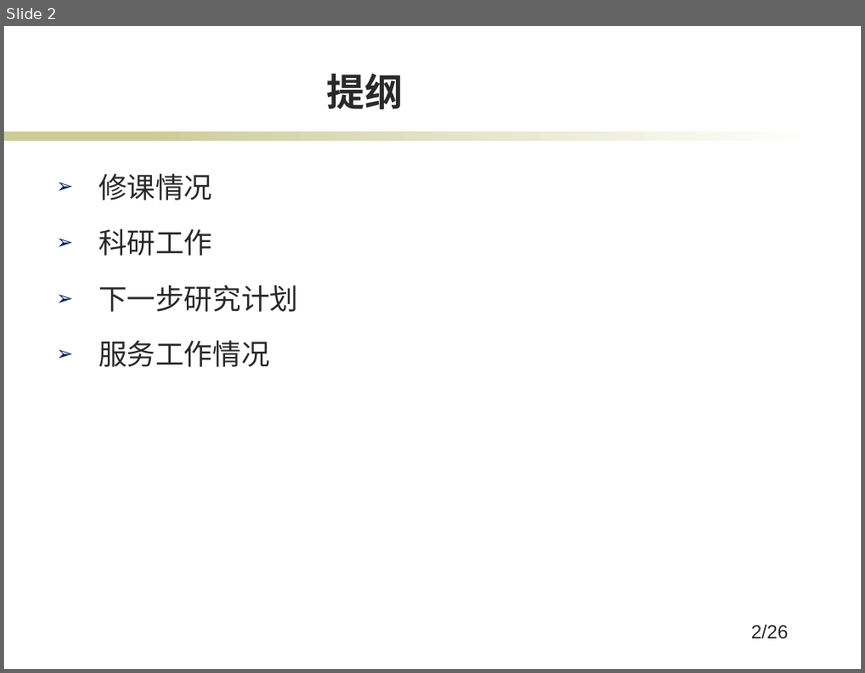
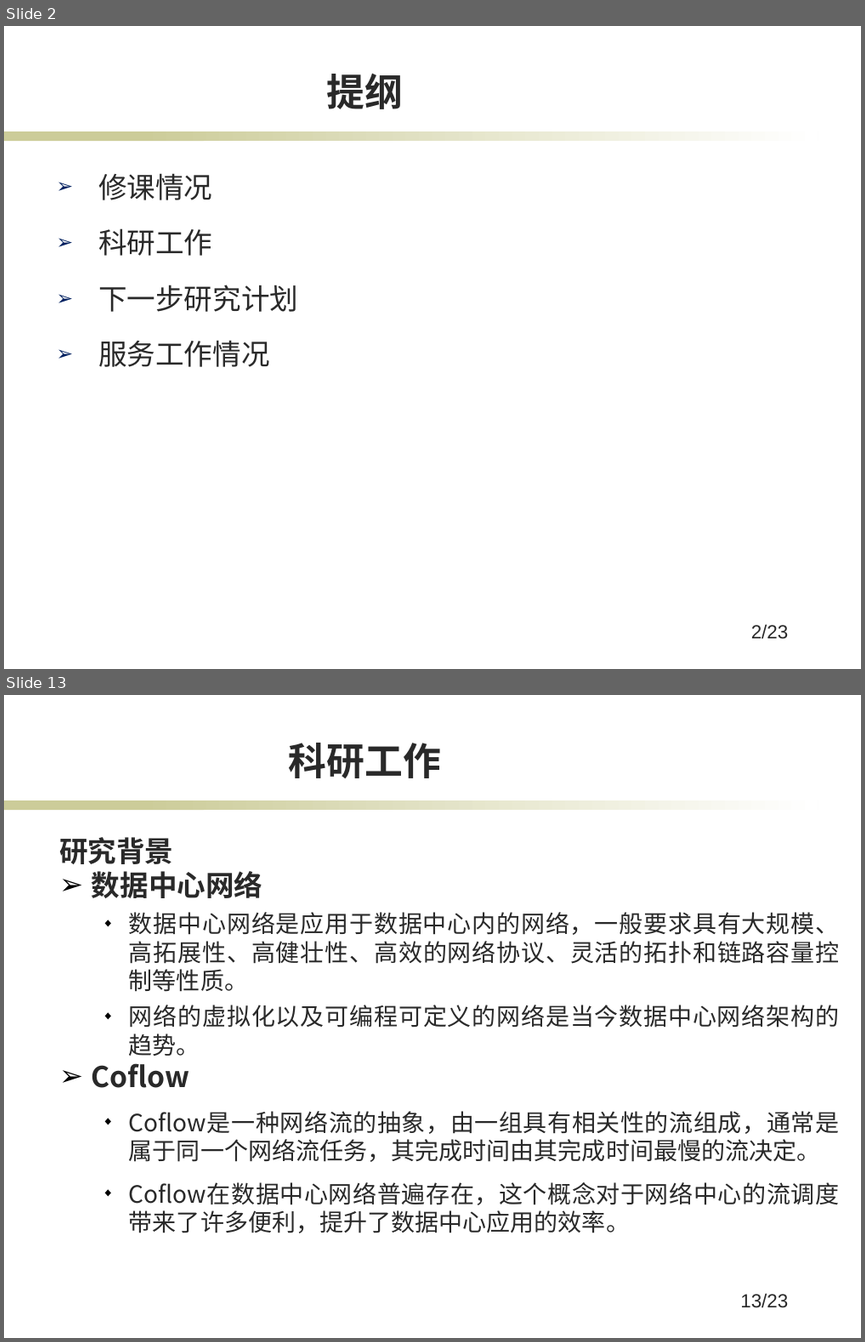
Before and after one commit to jkfhklh/papers-reading, a slide deck: 中期考核2018/B14.pptx. Shown one above the other, each under a label of ours: slide 2 before the commit, slides 2 and 13 after it; the slides between them are not shown. The pictures are 865x673 and 865x1342 pixels, drawn with LibreOffice and Linux fonts; fonts in the diff are those of the drawing; background and template pictures are left out. Boxes give left, top, right and bottom in pixels: in the first picture for what was removed or moved away, otherwise in the second. Text is boxed around its words. In the diff, an @@ line names an element or a change of style, - is before the commit and + after.

```diff
--- a/中期考核2018/B14.pptx
+++ b/中期考核2018/B14.pptx
@@ slide 13 added at [4,695,861,1338], background #FFFFFF; not listed: 2 template elements that a slide beside it also shows @@
@@ title added at [289,743,441,778], 32 pt, text #292929, bold @@
+科研工作
@@ text added at [59,837,839,1233], 20 pt, text #292929 @@
+研究背景
+➢ 数据中心网络
+  ◆ 数据中心网络是应用于数据中心内的网络，一般要求具有大规模、高拓展性、高健壮性、高效的网络协议、灵活的拓扑和链路容量控制等性质。
+  ◆ 网络的虚拟化以及可编程可定义的网络是当今数据中心网络架构的趋势。
+➢ Coflow
+  ◆ Coflow是一种网络流的抽象，由一组具有相关性的流组成，通常是属于同一个网络流任务，其完成时间由其完成时间最慢的流决定。
+  ◆ Coflow在数据中心网络普遍存在，这个概念对于网络中心的流调度带来了许多便利，提升了数据中心应用的效率。
@@ page number added at [740,1293,788,1308], 16 pt, text #292929 @@
+13/23
@@ page number at [751,624,788,639]: text changed @@
-2/26
+2/23
```
Also in this commit, not shown: 3 slides changed, 18 other slides added, 6 slides removed.
